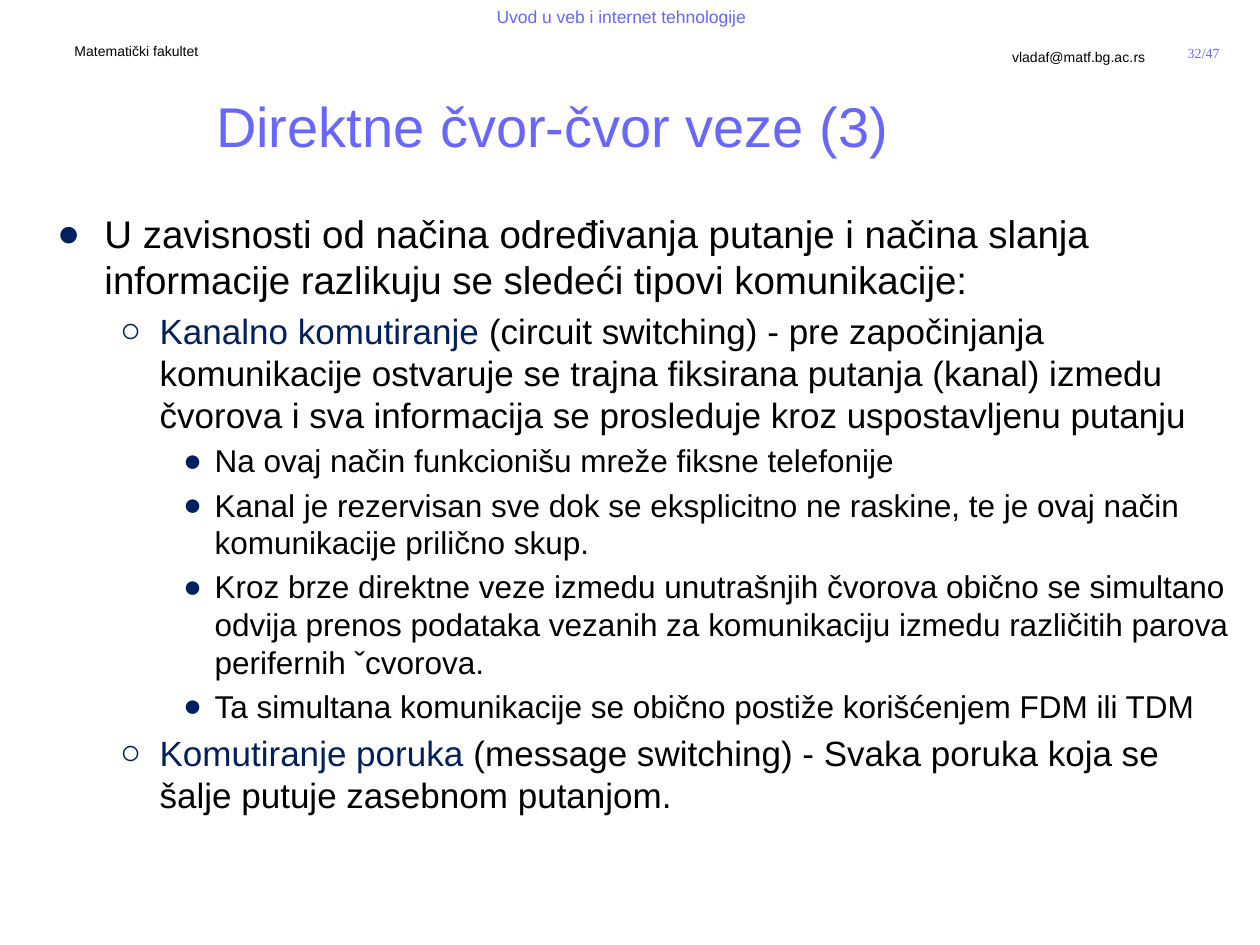
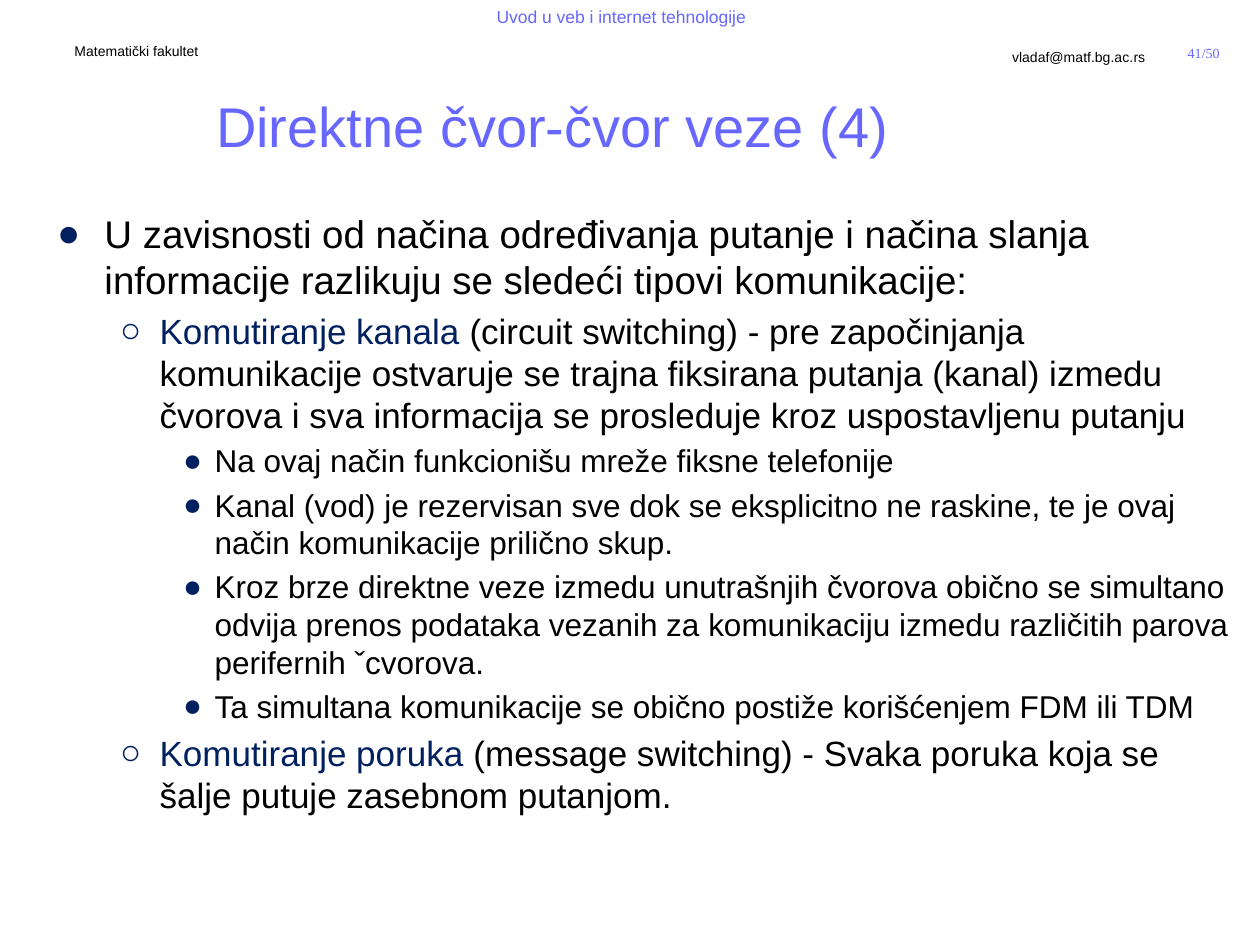
Before and after one commit to MatfUVIT/info, a slide deck: slide 41 of predavanja/prezentacije/UVIT01-01-Uvod u racunarske mreze.pptx (slide 32 before the commit). Drawn at 1260x945 pixels with LibreOffice and Linux fonts; fonts in the diff are those of the drawing; background and template pictures are left out. Boxes give left, top, right and bottom in pixels: in the first picture for what was removed or moved away, otherwise in the second. Text is boxed around its words. In the diff, an @@ line names an element or a change of style, - is before the commit and + after.

```diff
--- a/predavanja/prezentacije/UVIT01-01-Uvod u racunarske mreze.pptx
+++ b/predavanja/prezentacije/UVIT01-01-Uvod u racunarske mreze.pptx
@@ page number at (1188, 49, 1220, 58): text changed @@
-32/47
+41/50
@@ title at (216, 106, 888, 157): text changed @@
-Direktne čvor-čvor veze (3)
+Direktne čvor-čvor veze (4)
@@ text at (160, 318, 1186, 434): text changed @@
-  ○ Kanalno komutiranje (circuit switching) - pre započinjanja komunikacije ostvaruje se trajna fiksirana putanja (kanal) izmedu čvorova i sva informacija se prosleduje kroz uspostavljenu putanju
+  ○ Komutiranje kanala (circuit switching) - pre započinjanja komunikacije ostvaruje se trajna fiksirana putanja (kanal) izmedu čvorova i sva informacija se prosleduje kroz uspostavljenu putanju
@@ text at (215, 494, 1175, 560): text changed @@
-    ● Kanal je rezervisan sve dok se eksplicitno ne raskine, te je ovaj način komunikacije prilično skup.
+    ● Kanal (vod) je rezervisan sve dok se eksplicitno ne raskine, te je ovaj način komunikacije prilično skup.
```
Also in this commit, not shown: 26 other slides changed, 7 slides added, 1 slide removed, 4 other files.
